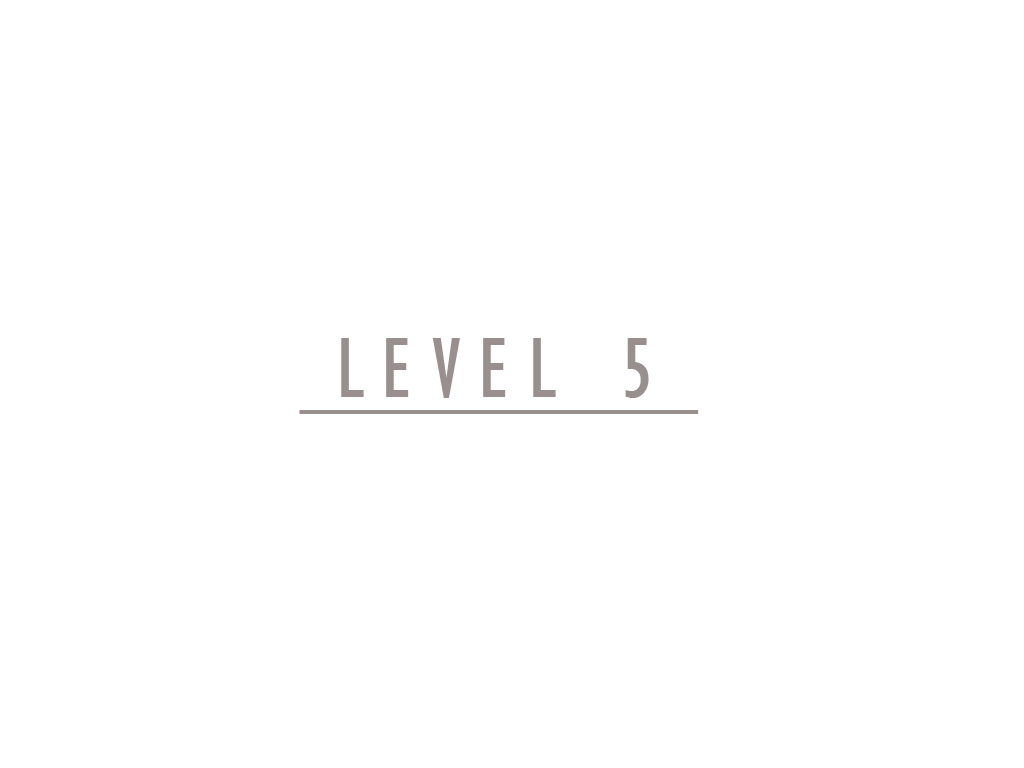
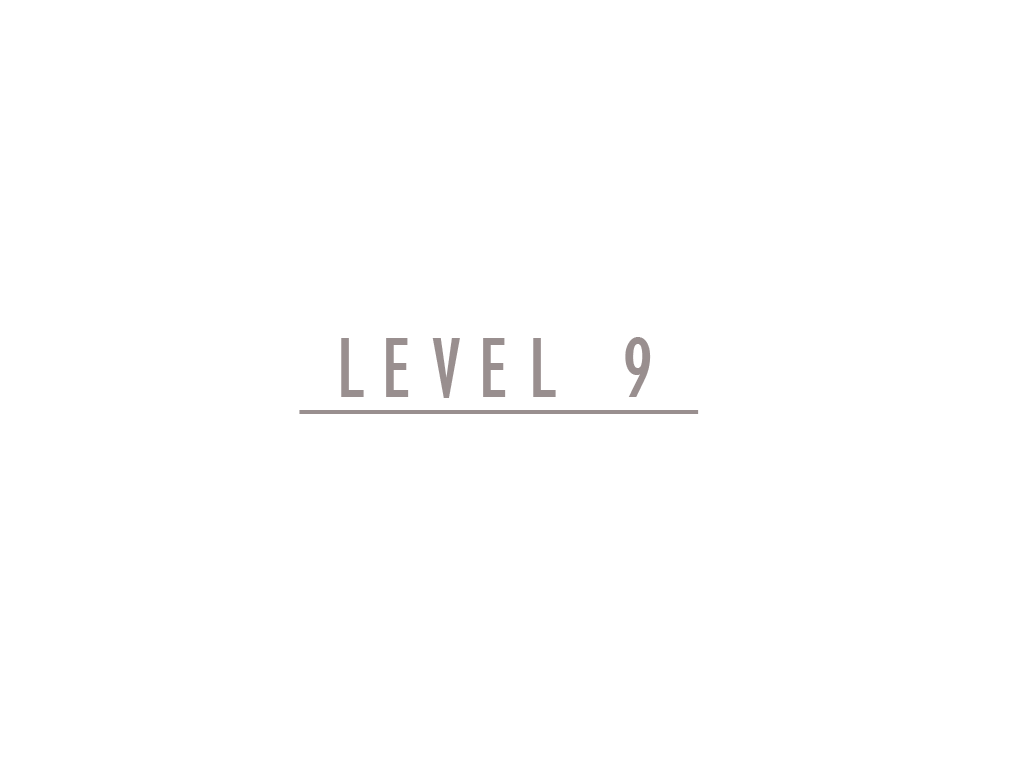
Layered file, before and after one edit (1024x768). Changes by layer:
renamed "LEVEL 5" to "LEVEL 9", painted on it over [left=625, top=337, right=651, bottom=398]
